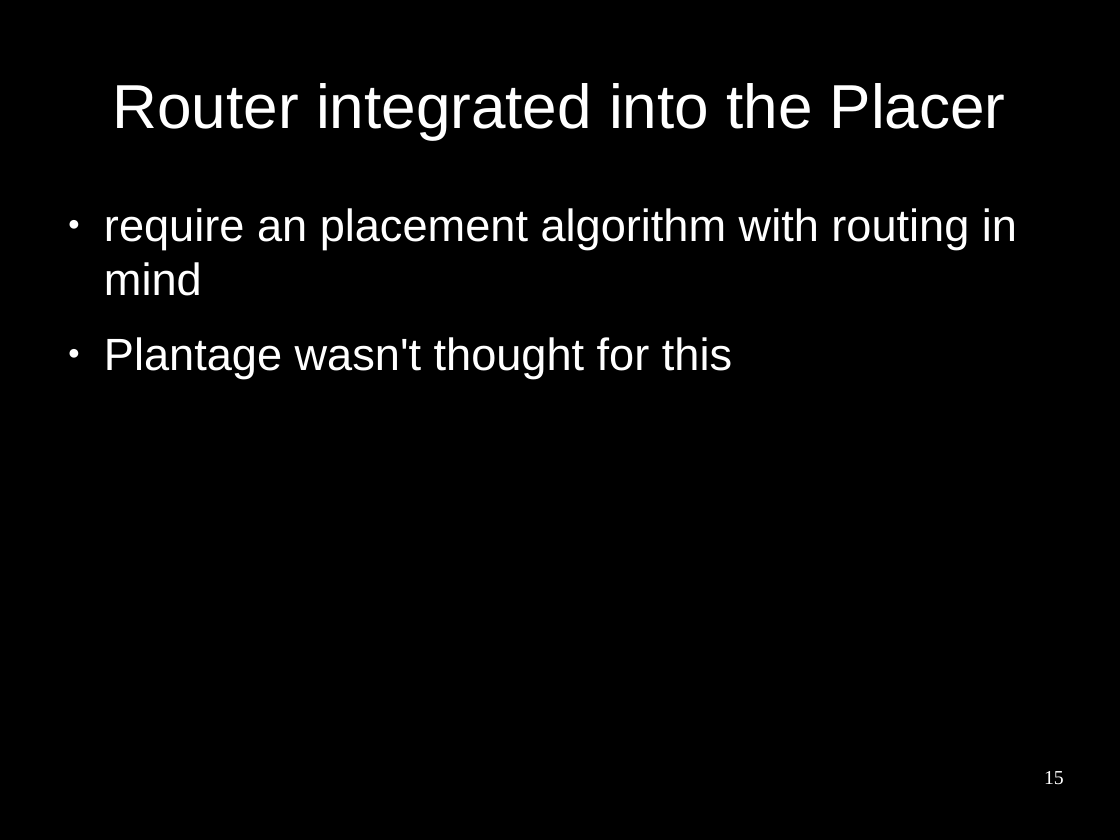
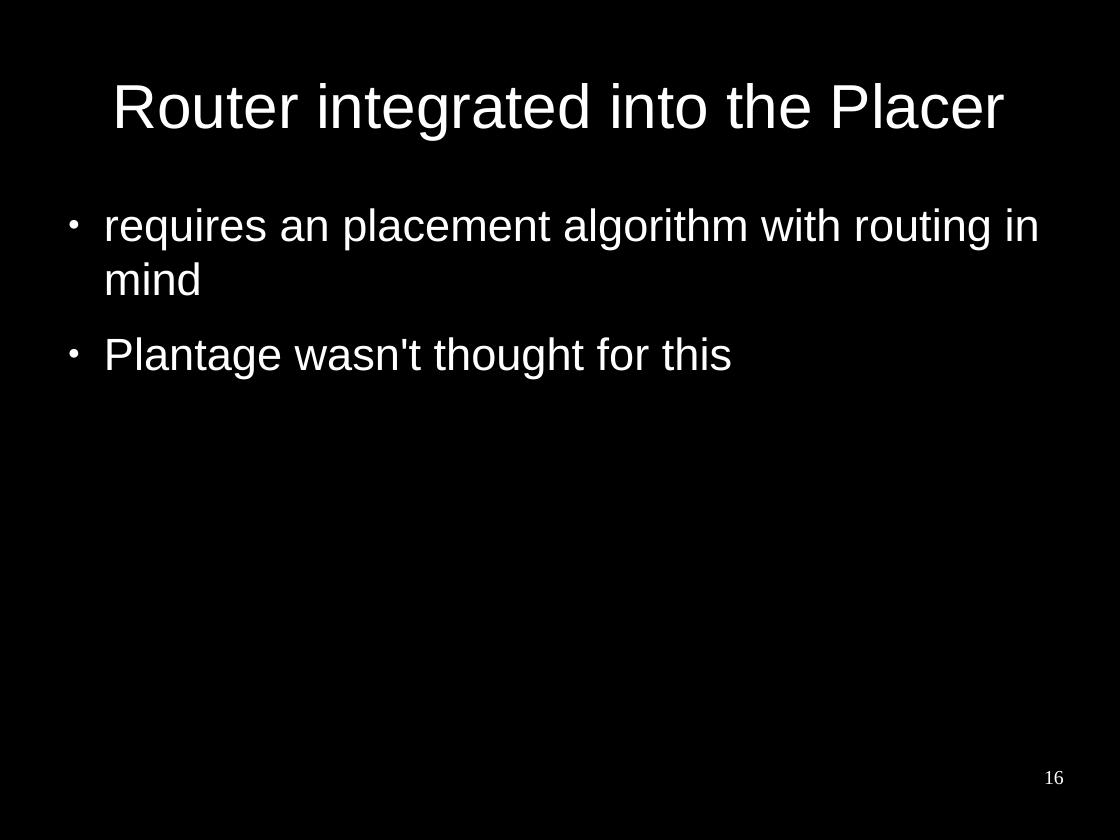
Before and after one commit to benediktibk/bachelorthesis, a slide deck: slide 16 of presentation.odp (slide 15 before the commit). Drawn at 1120x840 pixels with LibreOffice and Linux fonts; fonts in the diff are those of the drawing; background and template pictures are left out. Boxes give left, top, right and bottom in pixels: in the first picture for what was removed or moved away, otherwise in the second. Text is boxed around its words. In the diff, an @@ line names an element or a change of style, - is before the commit and + after.

```diff
--- a/presentation.odp
+++ b/presentation.odp
@@ text at (104, 208, 1040, 296): text changed @@
-● require an placement algorithm with routing in mind
+● requires an placement algorithm with routing in mind
@@ page number at (1044, 771, 1064, 785): text changed @@
-15
+16
```
Also in this commit, not shown: 21 other slides changed, 2 slides added.
